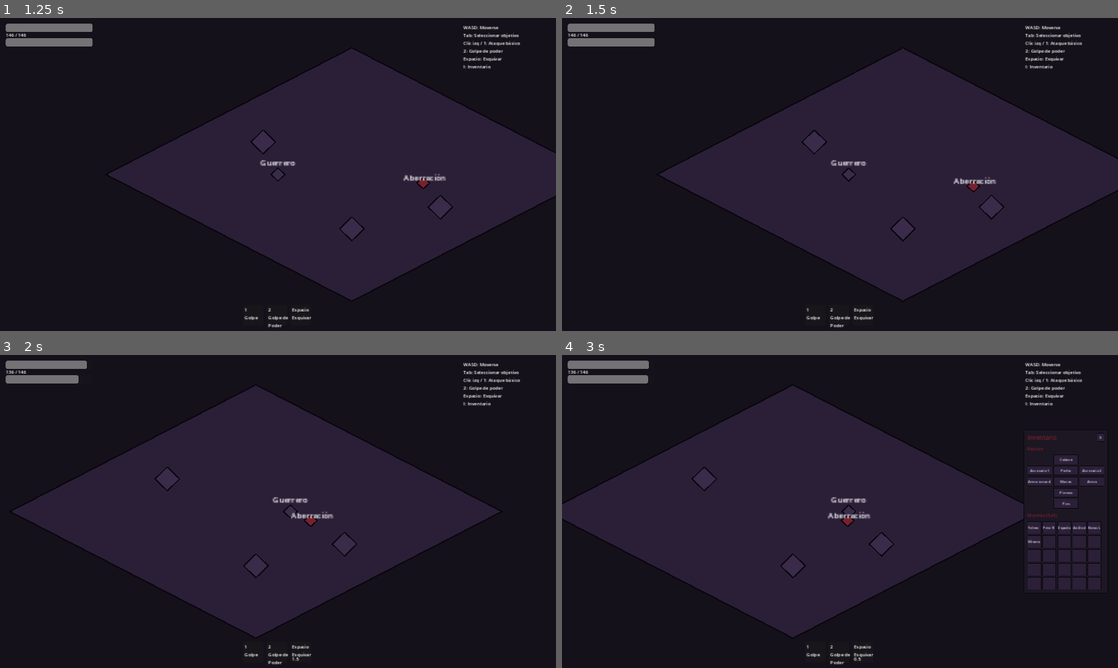
Above: before the commit, frames 1-4 (two rows, left to right).
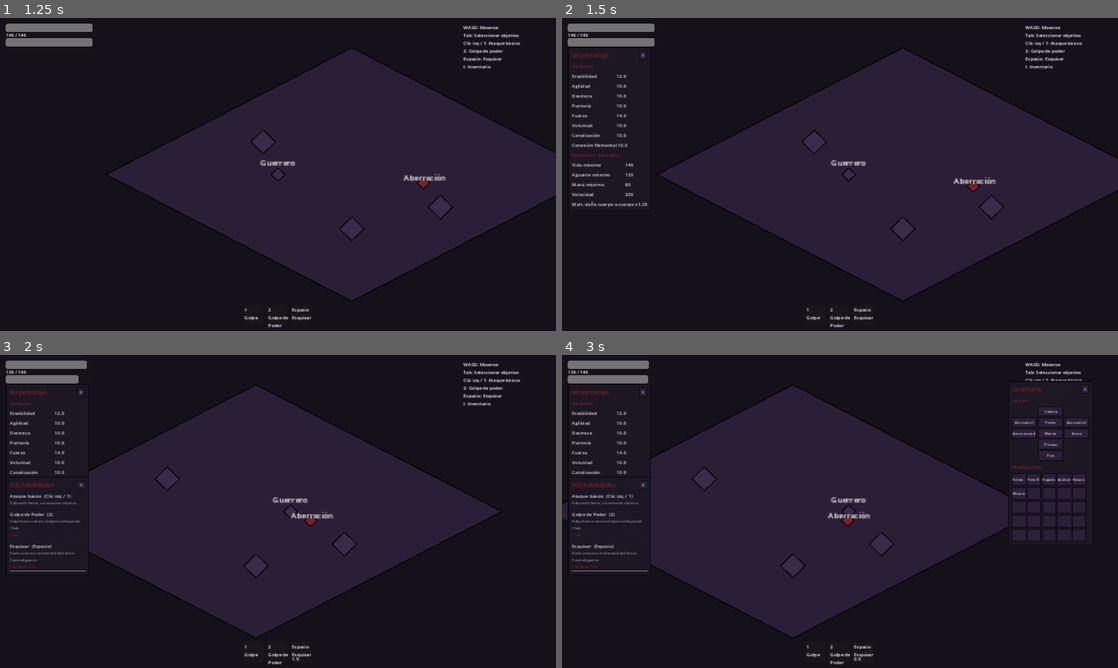
Above: after the commit, the same moments.

Repository: FranHuisa/wisacore
Game: Godot game, scene res://scenes/MainMenu.tscn
The game is run twice, just before and just after one commit, with the same random seed, the same clock (stepped at 60 frames per second) and the same inputs.
Inputs (mouse positions are in pixels of both pictures, inside the frame that each line leads up to):
- Up to frame 1 (1.25 s): click "Jugar" at 0.5 s
- Up to frame 2 (1.5 s): tap Enter at 1.25 s; move the mouse to (962, 158) at 1.27 s; hold D from 1.28 s (still down); tap C at 1.35 s; click (962, 158) at 1.42 s
- Up to frame 3 (2 s): keep holding D; tap Space at 1.52 s; tap H at 1.55 s
- Up to frame 4 (3 s): release D at 2 s; drag from (728, 527) to (862, 511) at 2.02 s; tap Space at 2.75 s; move the mouse to (895, 442) at 2.77 s; hold D from 2.78 s (still down); tap I at 2.85 s; click (895, 442) at 2.92 s

Frame 1 is identical in both runs. In frame 2, 1.0% of the frame differs, in the area x 1-16%, y 10-61%; in frame 3, 1.1%; in frame 4, 4.7%, in the area x 1-98%, y 8-75%.

Commit message:
second project state

Diff:
--- /dev/null
+++ b/WisaCore_Prototype/WisaCore_Prototype/scripts/drag_handle.gd
@@ -0,0 +1,28 @@
+extends HBoxContainer
+
+## =========================================================
+## WisaCore - Barra de título arrastrable
+## Se asigna como script a un HBoxContainer que actúe de barra
+## de título; asigna "target" (el panel de la ventana) y listo.
+## =========================================================
+
+var target: Control
+var dragging: bool = false
+var drag_offset: Vector2 = Vector2.ZERO
+
+
+func _gui_input(event: InputEvent) -> void:
+	if target == null:
+		return
+
+	if event is InputEventMouseButton and event.button_index == MOUSE_BUTTON_LEFT:
+		if event.pressed:
+			dragging = true
+			drag_offset = get_global_mouse_position() - target.global_position
+			var parent := target.get_parent()
+			if parent != null:
+				parent.move_child(target, parent.get_child_count() - 1)
+		else:
+			dragging = false
+	elif event is InputEventMouseMotion and dragging:
+		target.global_position = get_global_mouse_position() - drag_offset
--- a/WisaCore_Prototype/WisaCore_Prototype/scripts/main.gd
+++ b/WisaCore_Prototype/WisaCore_Prototype/scripts/main.gd
@@ -23,6 +23,14 @@
 var equipment_buttons: Dictionary = {}
 var backpack_buttons: Array = []
 var ui_canvas: CanvasLayer
+var windows_layer: Control
+var floating_windows: Array = []
+
+var character_panel: Control
+var character_value_labels: Dictionary = {}
+
+var abilities_panel: Control
+var ability_cooldown_labels: Dictionary = {}
 
 
 func _ready() -> void:
@@ -32,24 +40,38 @@
 	player.target_changed.connect(_on_target_changed)
 	player.ability_cooldown_changed.connect(_on_ability_cooldown_changed)
 	player.inventory_changed.connect(_refresh_inventory_ui)
+	player.inventory_changed.connect(_refresh_character_ui)
 	_on_player_health_changed(player.current_health, player.max_health)
 	_on_player_stamina_changed(player.current_stamina, player.max_stamina)
 	_build_inventory_ui()
+	_build_character_ui()
+	_build_abilities_ui()
 
 
 func _input(event: InputEvent) -> void:
 	if event is InputEventKey and event.pressed and not event.echo:
 		if event.physical_keycode == KEY_ESCAPE:
-			if inventory_panel != null and inventory_panel.visible:
-				inventory_panel.visible = false
-			else:
+			var closed_something := false
+			for w in floating_windows:
+				if w.visible:
+					w.visible = false
+					closed_something = true
+			if not closed_something:
 				get_tree().change_scene_to_file("res://scenes/MainMenu.tscn")
 		elif event.physical_keycode == KEY_I:
-			if inventory_panel == null:
-				return
-			inventory_panel.visible = not inventory_panel.visible
-			if inventory_panel.visible:
-				_refresh_inventory_ui()
+			_toggle_window(inventory_panel, _refresh_inventory_ui)
+		elif event.physical_keycode == KEY_C:
+			_toggle_window(character_panel, _refresh_character_ui)
+		elif event.physical_keycode == KEY_H:
+			_toggle_window(abilities_panel, Callable())
+
+
+func _toggle_window(panel: Control, on_open_refresh: Callable) -> void:
+	if panel == null:
+		return
+	panel.visible = not panel.visible
+	if panel.visible and on_open_refresh.is_valid():
+		on_open_refresh.call()
 
 
 func _build_ui() -> void:
@@ -178,57 +200,46 @@
 	current_target_ref = null
 
 
-func _build_inventory_ui() -> void:
-	if ui_canvas == null:
-		push_warning("No se pudo construir el inventario: falta el CanvasLayer.")
-		return
-	var canvas := ui_canvas
-
-	inventory_panel = Control.new()
-	inventory_panel.set_anchors_preset(Control.PRESET_FULL_RECT)
-	inventory_panel.mouse_filter = Control.MOUSE_FILTER_IGNORE
-	inventory_panel.visible = false
-	canvas.add_child(inventory_panel)
-
-	# --- Franja lateral derecha: aquí vive la ventana, centrada solo
-	# verticalmente dentro de la franja (su tamaño depende del contenido). ---
-	var side_strip := Control.new()
-	side_strip.anchor_left = 1.0
-	side_strip.anchor_right = 1.0
-	side_strip.anchor_top = 0.0
-	side_strip.anchor_bottom = 1.0
-	side_strip.offset_left = -340.0
-	side_strip.offset_right = -20.0
-	side_strip.offset_top = 0.0
-	side_strip.offset_bottom = 0.0
-	side_strip.mouse_filter = Control.MOUSE_FILTER_IGNORE
-	inventory_panel.add_child(side_strip)
-
-	var vcenter := CenterContainer.new()
-	vcenter.set_anchors_preset(Control.PRESET_FULL_RECT)
-	vcenter.mouse_filter = Control.MOUSE_FILTER_IGNORE
-	side_strip.add_child(vcenter)
-
-	# --- "Ventana" del inventario: tamaño según su contenido ---
+func _get_windows_layer() -> Control:
+	if windows_layer == null:
+		windows_layer = Control.new()
+		windows_layer.set_anchors_preset(Control.PRESET_FULL_RECT)
+		windows_layer.mouse_filter = Control.MOUSE_FILTER_IGNORE
+		ui_canvas.add_child(windows_layer)
+	return windows_layer
+
+
+## Crea una ventana flotante y arrastrable (barra de título + X).
+## Devuelve {"panel": PanelContainer, "box": VBoxContainer} para que
+## quien la llame añada su propio contenido dentro de "box".
+func _make_window(title_text: String, initial_position: Vector2) -> Dictionary:
 	var window_panel := PanelContainer.new()
+	window_panel.position = initial_position
+	window_panel.visible = false
+
 	var window_style := StyleBoxFlat.new()
 	window_style.bg_color = Color(0.11, 0.09, 0.14, 0.98)
 	window_style.border_color = Color(0.039, 0.031, 0.063)
 	window_style.set_border_width_all(3)
 	window_style.set_content_margin_all(14)
 	window_panel.add_theme_stylebox_override("panel", window_style)
-	vcenter.add_child(window_panel)
+
+	_get_windows_layer().add_child(window_panel)
+	floating_windows.append(window_panel)
 
 	var window_box := VBoxContainer.new()
 	window_box.add_theme_constant_override("separation", 10)
 	window_panel.add_child(window_box)
 
-	# --- Barra de título con botón de cerrar (X) ---
+	# --- Barra de título: arrastrable, con botón de cerrar (X) ---
 	var title_bar := HBoxContainer.new()
+	title_bar.set_script(load("res://scripts/drag_handle.gd"))
+	title_bar.target = window_panel
+	title_bar.mouse_default_cursor_shape = Control.CURSOR_MOVE
 	window_box.add_child(title_bar)
 
 	var window_title := Label.new()
-	window_title.text = "Inventario"
+	window_title.text = title_text
 	window_title.add_theme_color_override("font_color", Color(0.478, 0.125, 0.188))
 	window_title.add_theme_font_size_override("font_size", 20)
 	window_title.size_flags_horizontal = Control.SIZE_EXPAND_FILL
@@ -236,8 +247,21 @@
 
 	var close_button := _make_slot_button("X")
 	close_button.custom_minimum_size = Vector2(26, 26)
-	close_button.pressed.connect(_on_inventory_close_pressed)
+	close_button.pressed.connect(func(): window_panel.visible = false)
 	title_bar.add_child(close_button)
+
+	return {"panel": window_panel, "box": window_box}
+
+
+func _build_inventory_ui() -> void:
+	if ui_canvas == null:
+		push_warning("No se pudo construir el inventario: falta el CanvasLayer.")
+		return
+
+	var vp_size := get_viewport().get_visible_rect().size
+	var win := _make_window("Inventario", Vector2(vp_size.x - 380.0, 90.0))
+	inventory_panel = win["panel"]
+	var window_box: VBoxContainer = win["box"]
 
 	# --- Equipamiento como un "muñeco": cada ranura donde iría en el cuerpo ---
 	var equip_title := Label.new()
@@ -294,10 +318,6 @@
 		button.pressed.connect(_on_backpack_slot_pressed.bind(i))
 		grid.add_child(button)
 		backpack_buttons.append(button)
-
-
-func _on_inventory_close_pressed() -> void:
-	inventory_panel.visible = false
 
 
 func _make_slot_button(text: String) -> Button:
@@ -364,7 +384,141 @@
 	elif ability_name == "dodge":
 		label = dodge_cd_label
 
-	if label == null:
-		return
-
-	label.text = "%.1f" % time_left if time_left > 0.0 else ""
+	if label != null:
+		label.text = "%.1f" % time_left if time_left > 0.0 else ""
+
+	if ability_cooldown_labels.has(ability_name):
+		var window_label: Label = ability_cooldown_labels[ability_name]
+		window_label.text = "Cooldown: %.1fs" % time_left if time_left > 0.0 else "Lista"
+
+
+func _build_character_ui() -> void:
+	if ui_canvas == null:
+		return
+
+	var win := _make_window("Mi personaje", Vector2(20.0, 100.0))
+	character_panel = win["panel"]
+	var box: VBoxContainer = win["box"]
+
+	var attr_title := Label.new()
+	attr_title.text = "Atributos"
+	attr_title.add_theme_color_override("font_color", Color(0.478, 0.125, 0.188))
+	attr_title.add_theme_font_size_override("font_size", 16)
+	box.add_child(attr_title)
+
+	var attr_keys := [
+		["estabilidad", "Estabilidad"], ["agilidad", "Agilidad"],
+		["destreza", "Destreza"], ["punteria", "Puntería"],
+		["fuerza", "Fuerza"], ["voluntad", "Voluntad"],
+		["canalizacion", "Canalización"], ["conexion_elemental", "Conexión Elemental"],
+	]
+	for pair in attr_keys:
+		var row := HBoxContainer.new()
+		box.add_child(row)
+		var name_label := Label.new()
+		name_label.text = pair[1]
+		name_label.custom_minimum_size = Vector2(150, 0)
+		name_label.add_theme_color_override("font_color", Color(0.88, 0.85, 0.90))
+		row.add_child(name_label)
+		var value_label := Label.new()
+		value_label.add_theme_color_override("font_color", Color(0.88, 0.85, 0.90))
+		row.add_child(value_label)
+		character_value_labels[pair[0]] = value_label
+
+	var res_title := Label.new()
+	res_title.text = "Recursos y derivados"
+	res_title.add_theme_color_override("font_color", Color(0.478, 0.125, 0.188))
+	res_title.add_theme_font_size_override("font_size", 16)
+	box.add_child(res_title)
+
+	var derived_keys := [
+		["max_health", "Vida máxima"], ["max_stamina", "Aguante máximo"],
+		["max_mana", "Maná máximo"], ["move_speed", "Velocidad"],
+		["melee_damage_multiplier", "Mult. daño cuerpo a cuerpo"],
+	]
+	for pair in derived_keys:
+		var row := HBoxContainer.new()
+		box.add_child(row)
+		var name_label := Label.new()
+		name_label.text = pair[1]
+		name_label.custom_minimum_size = Vector2(180, 0)
+		name_label.add_theme_color_override("font_color", Color(0.88, 0.85, 0.90))
+		row.add_child(name_label)
+		var value_label := Label.new()
+		value_label.add_theme_color_override("font_color", Color(0.88, 0.85, 0.90))
+		row.add_child(value_label)
+		character_value_labels[pair[0]] = value_label
+
+	_refresh_character_ui()
+
+
+func _refresh_character_ui() -> void:
+	if character_value_labels.is_empty():
+		return
+
+	var eff: StatBlock = player.effective_stats
+	if eff == null:
+		return
+
+	character_value_labels["estabilidad"].text = "%.1f" % eff.estabilidad
+	character_value_labels["agilidad"].text = "%.1f" % eff.agilidad
+	character_value_labels["destreza"].text = "%.1f" % eff.destreza
+	character_value_labels["punteria"].text = "%.1f" % eff.punteria
+	character_value_labels["fuerza"].text = "%.1f" % eff.fuerza
+	character_value_labels["voluntad"].text = "%.1f" % eff.voluntad
+	character_value_labels["canalizacion"].text = "%.1f" % eff.canalizacion
+	character_value_labels["conexion_elemental"].text = "%.1f" % eff.conexion_elemental
+
+	character_value_labels["max_health"].text = "%.0f" % player.max_health
+	character_value_labels["max_stamina"].text = "%.0f" % player.max_stamina
+	character_value_labels["max_mana"].text = "%.0f" % player.max_mana
+	character_value_labels["move_speed"].text = "%.0f" % player.move_speed
+	character_value_labels["melee_damage_multiplier"].text = "x%.2f" % player.melee_damage_multiplier
+
+
+func _build_abilities_ui() -> void:
+	if ui_canvas == null:
+		return
+
+	var win := _make_window("Mis habilidades", Vector2(20.0, 420.0))
+	abilities_panel = win["panel"]
+	var box: VBoxContainer = win["box"]
+	box.custom_minimum_size = Vector2(260, 0)
+
+	var abilities := [
+		["Ataque básico", "Clic izq. / 1", "Golpea de frente, sin necesitar objetivo.", ""],
+		["Golpe de Poder", "2", "Golpe fuerte contra el objetivo bloqueado (Tab).", "power_strike"],
+		["Esquivar", "Espacio", "Dash corto con invulnerabilidad breve. Cuesta Aguante.", "dodge"],
+	]
+
+	for ability in abilities:
+		var card := VBoxContainer.new()
+		card.add_theme_constant_override("separation", 2)
+		box.add_child(card)
+
+		var header := HBoxContainer.new()
+		card.add_child(header)
+
+		var name_label := Label.new()
+		name_label.text = "%s  (%s)" % [ability[0], ability[1]]
+		name_label.add_theme_color_override("font_color", Color(0.88, 0.85, 0.90))
+		header.add_child(name_label)
+
+		var desc_label := Label.new()
+		desc_label.text = ability[2]
+		desc_label.add_theme_color_override("font_color", Color(0.6, 0.58, 0.62))
+		desc_label.add_theme_font_size_override("font_size", 12)
+		desc_label.autowrap_mode = TextServer.AUTOWRAP_WORD
+		desc_label.custom_minimum_size = Vector2(240, 0)
+		card.add_child(desc_label)
+
+		if ability[3] != "":
+			var cd_label := Label.new()
+			cd_label.text = "Lista"
+			cd_label.add_theme_color_override("font_color", Color(0.478, 0.125, 0.188))
+			cd_label.add_theme_font_size_override("font_size", 12)
+			card.add_child(cd_label)
+			ability_cooldown_labels[ability[3]] = cd_label
+
+		var sep := HSeparator.new()
+		card.add_child(sep)
--- a/WisaCore_Prototype/WisaCore_Prototype/scripts/player.gd
+++ b/WisaCore_Prototype/WisaCore_Prototype/scripts/player.gd
@@ -37,6 +37,7 @@
 
 var inventory: Inventory
 var equipment: Equipment
+var effective_stats: StatBlock
 
 var current_health: float
 var current_stamina: float
@@ -148,6 +149,7 @@
 	effective.vida_base += bonus["vida_base"]
 	effective.aguante_base += bonus["aguante_base"]
 	effective.mana_base += bonus["mana_base"]
+	effective_stats = effective
 
 	max_health = effective.get_max_health()
 	max_stamina = effective.get_max_stamina()
Not shown, added: WisaCore_Prototype.zip
Not shown, changed: WisaCore_Prototype/WisaCore_Prototype/README.md
